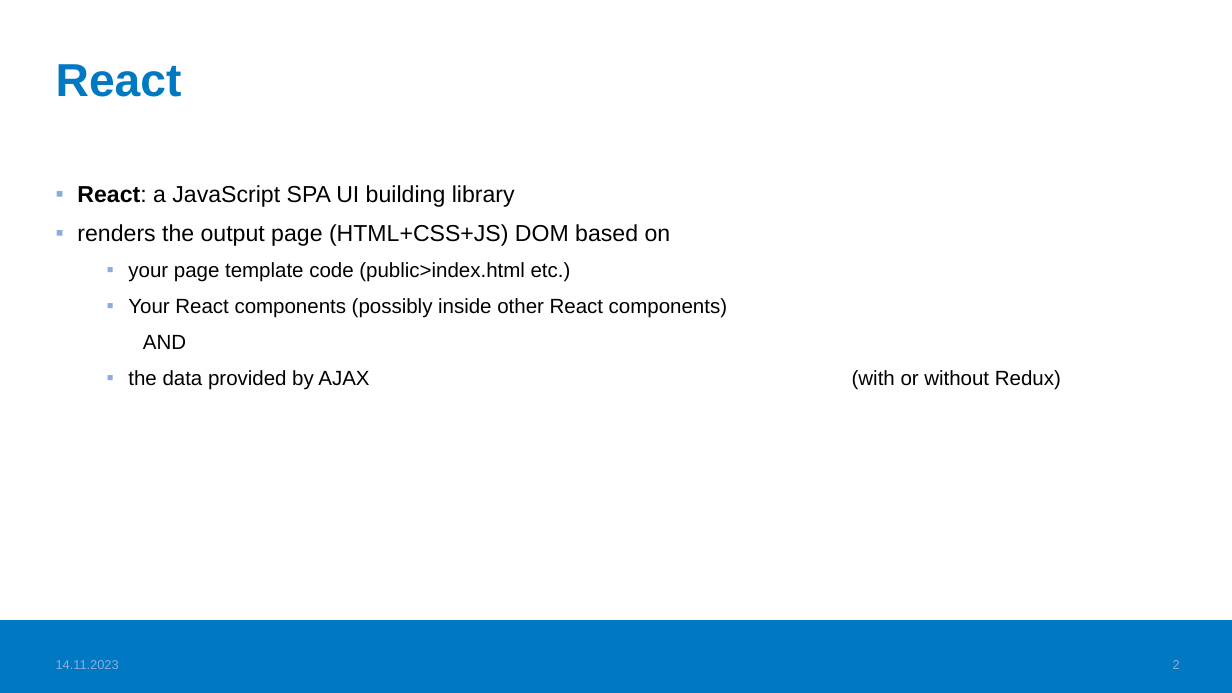
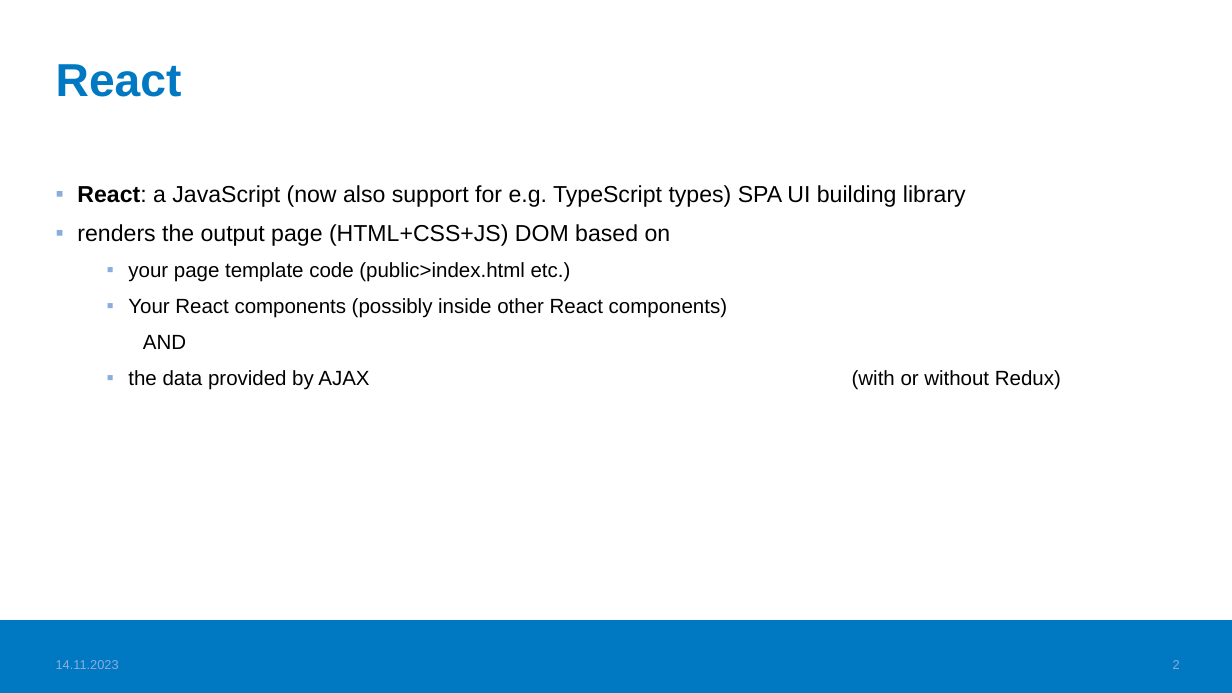
Before and after one commit to valju/docs_frontend_design, a slide deck: slide 2 of FrontendStuff_ForExam.pptx. Drawn at 1232x693 pixels with LibreOffice and Linux fonts; fonts in the diff are those of the drawing; background and template pictures are left out. Boxes give left, top, right and bottom in pixels: in the first picture for what was removed or moved away, otherwise in the second. Text is boxed around its words. In the diff, an @@ line names an element or a change of style, - is before the commit and + after.

```diff
--- a/FrontendStuff_ForExam.pptx
+++ b/FrontendStuff_ForExam.pptx
@@ text at [77, 185, 966, 207]: text changed @@
-▪ React: a JavaScript SPA UI building library
+▪ React: a JavaScript (now also support for e.g. TypeScript types) SPA UI building library
```
Also in this commit, not shown: 8 other slides changed, 1 other file.
